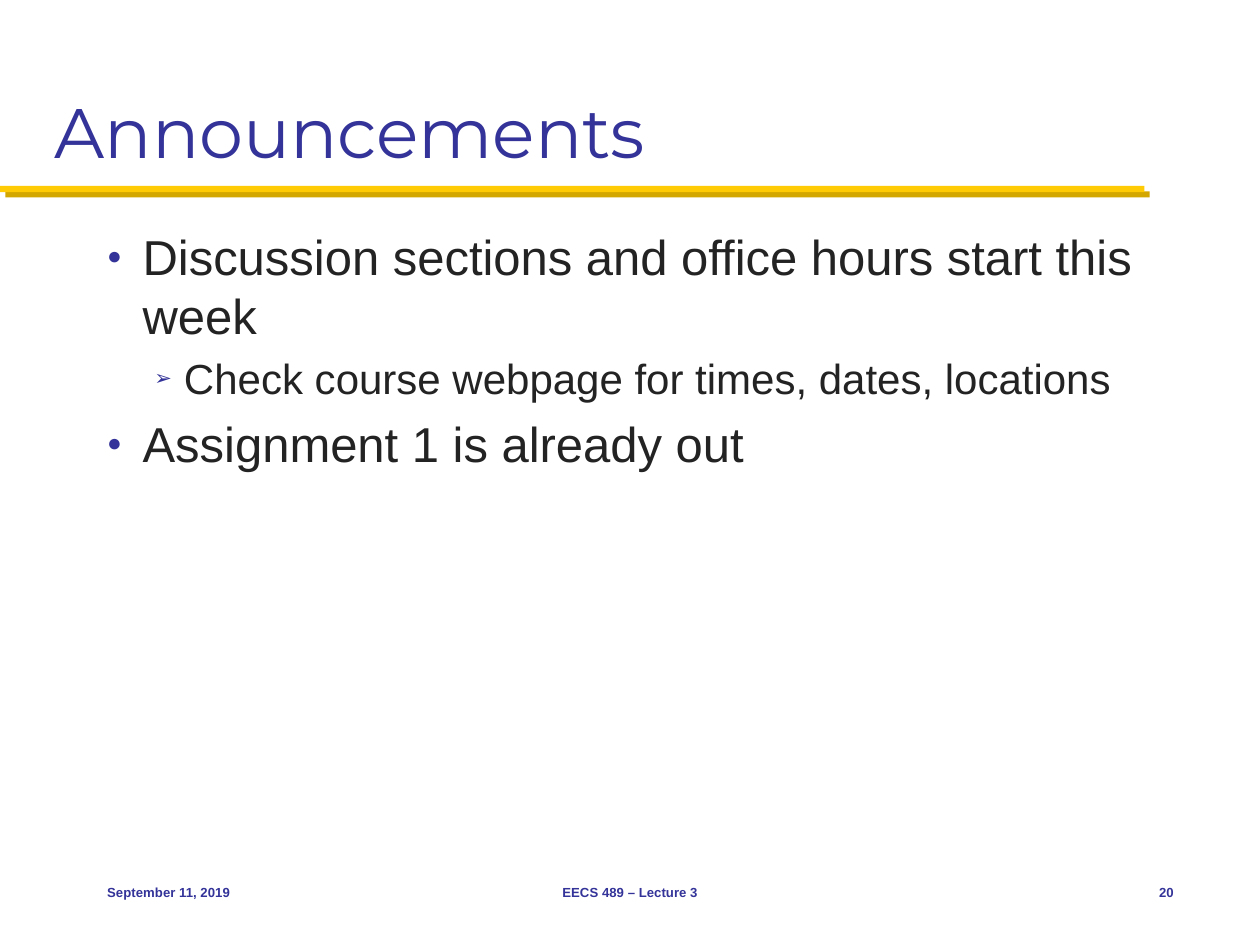
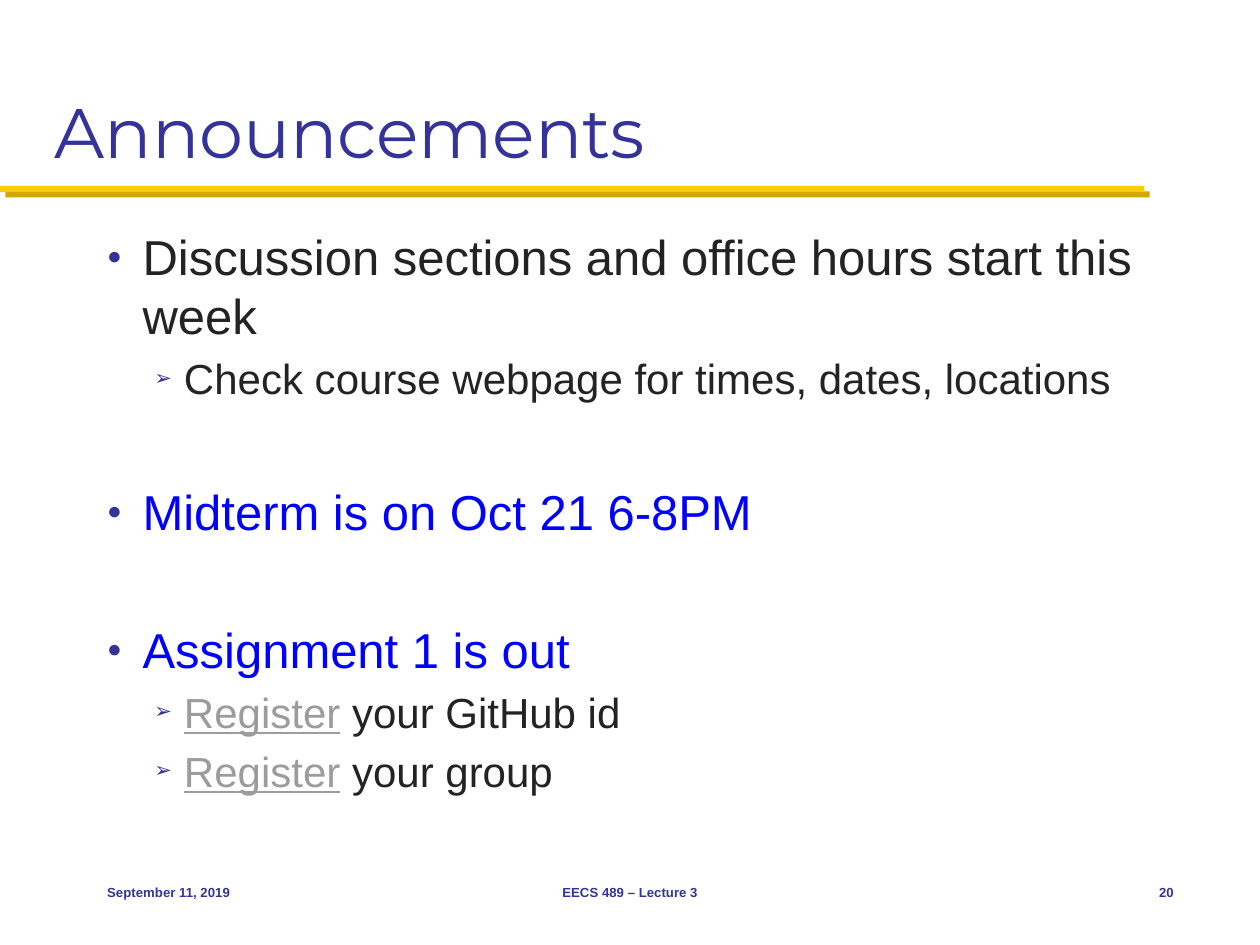
Before and after one commit to mosharaf/eecs489, a slide deck: slide 20 of Slides/091119.pptx. Drawn at 1260x945 pixels with LibreOffice and Linux fonts; fonts in the diff are those of the drawing. Boxes give left, top, right and bottom in pixels: in the first picture for what was removed or moved away, otherwise in the second. Text is boxed around its words. In the diff, an @@ line names an element or a change of style, - is before the commit and + after.

Commit message:
Tweaks to Sep 11

```diff
--- a/Slides/091119.pptx
+++ b/Slides/091119.pptx
@@ text at bbox=[143, 494, 752, 795]: text changed; text colour #232323 to #0000FF @@
-● Assignment 1 is already out
+● Midterm is on Oct 21 6-8PM
+● Assignment 1 is out
+  ➢ Register your GitHub id
+  ➢ Register your group
```
